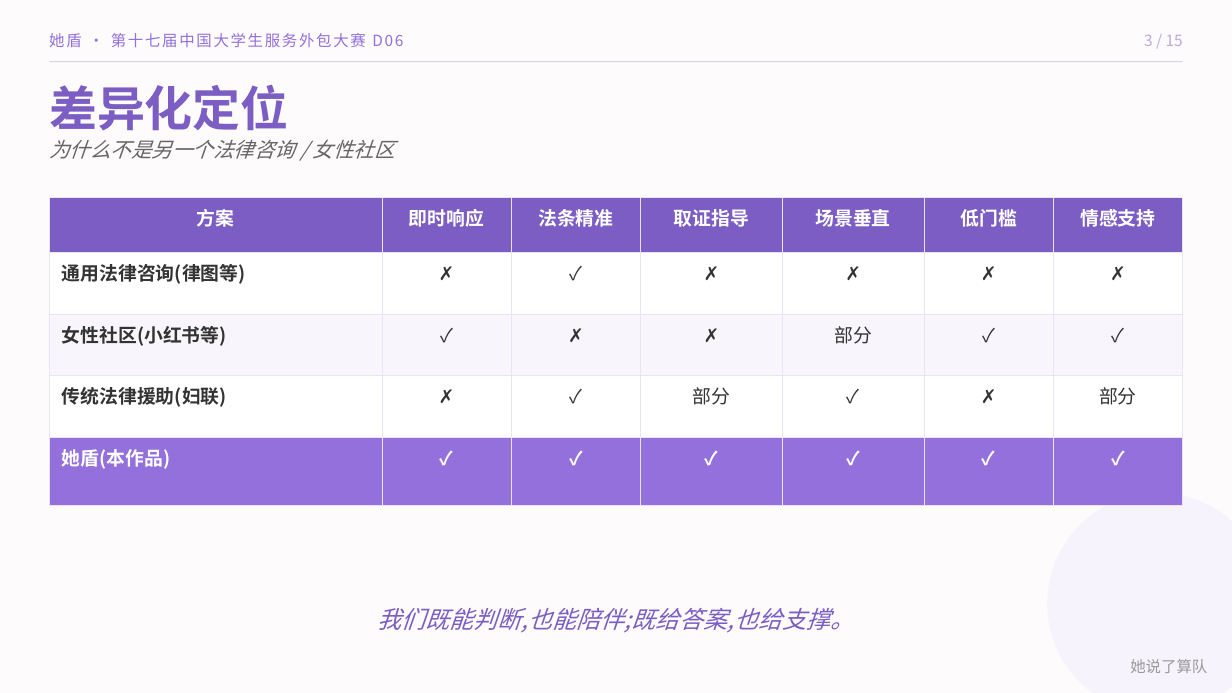
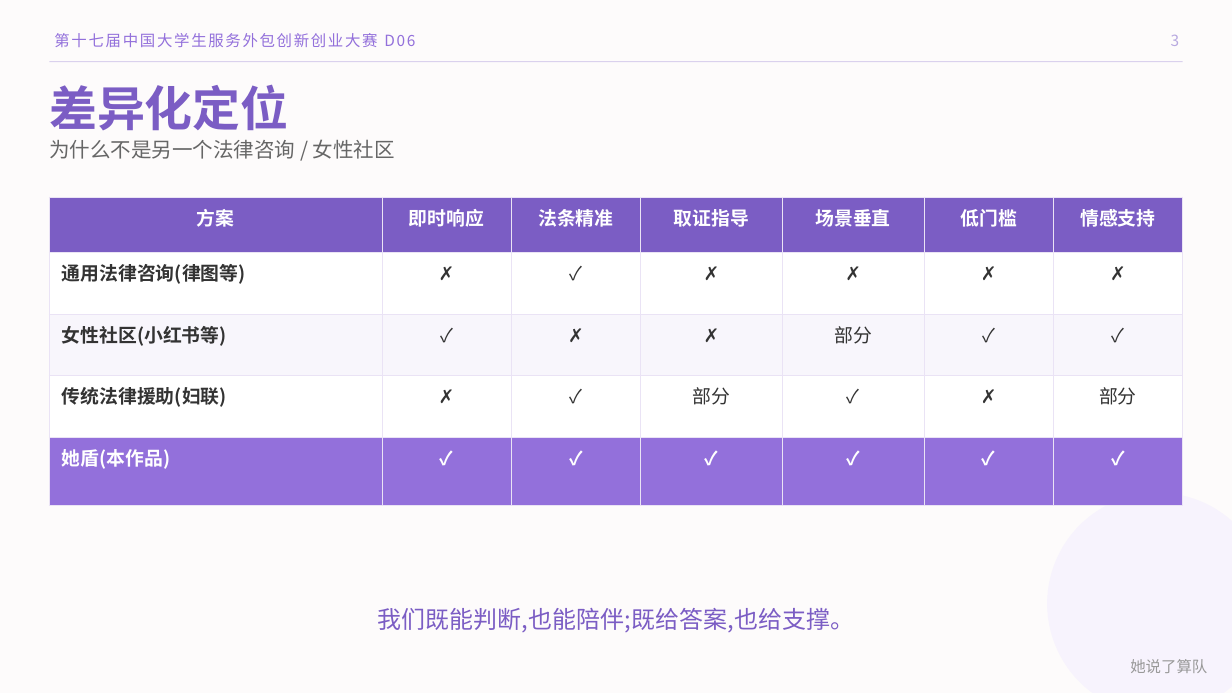
Before and after one commit to Huangjwwen/her_shield, a slide deck: slide 3 of docs/她盾_答辩_v0.pptx. Drawn at 1232x693 pixels with LibreOffice and Linux fonts; fonts in the diff are those of the drawing. Boxes give left, top, right and bottom in pixels: in the first picture for what was removed or moved away, otherwise in the second. Text is boxed around its words. In the diff, an @@ line names an element or a change of style, - is before the commit and + after.

```diff
--- a/docs/她盾_答辩_v0.pptx
+++ b/docs/她盾_答辩_v0.pptx
@@ text at [54, 33, 377, 47]: text changed @@
-她盾 · 第十七届中国大学生服务外包大赛 D06
+第十七届中国大学生服务外包创新创业大赛 D06
@@ text at [1171, 35, 1180, 46]: text changed @@
-3 / 15
+3
@@ text "为什么不是另一个法律咨询 / 女性社区" at [49, 139, 395, 159]: italic off @@
@@ text "我们既能判断,也能陪伴;既给答案,也给支撑。" at [378, 608, 854, 632]: italic off @@
```
Also in this commit, not shown: 13 other slides changed, 20 other files.
